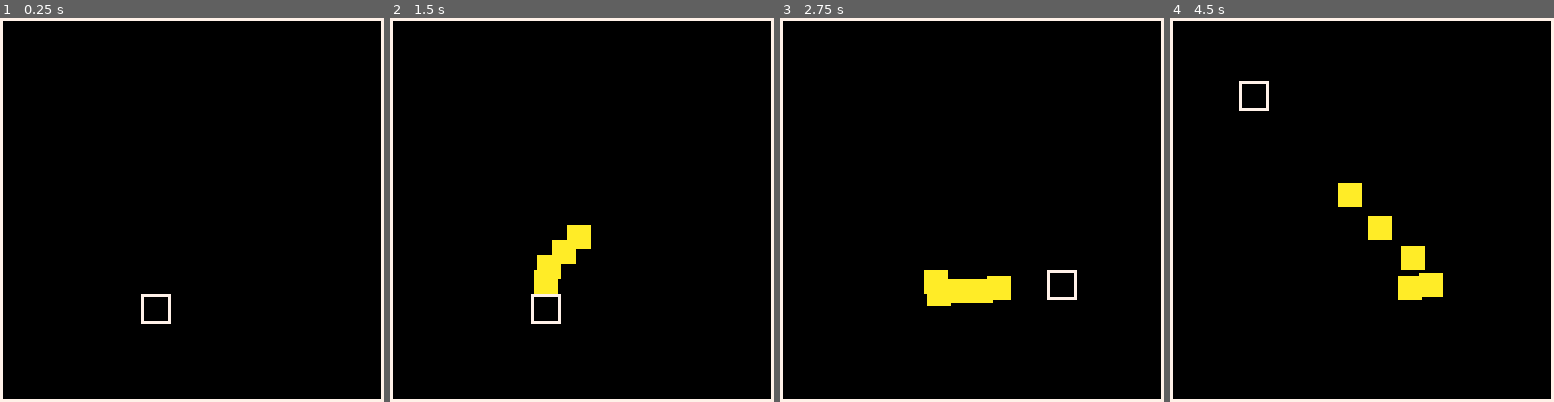
Above: before the commit, frames 1-4 (left to right).
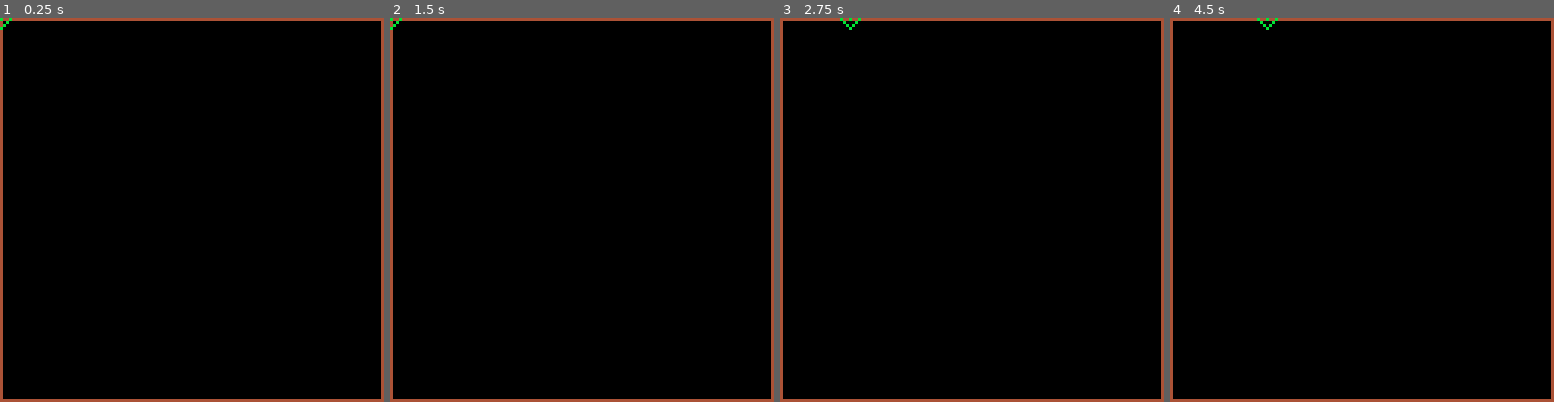
Above: after the commit, the same moments.

Repository: shen-sat/qix
Game: PICO-8 cartridge qix.p8
Same seed, same stepped clock (60 frames per second), same inputs: the game is played once before the commit and once after it.
Inputs:
- Up to frame 1 (0.25 s): no input
- Up to frame 2 (1.5 s): no input
- Up to frame 3 (2.75 s): hold Right 1.6-2.1 s; hold Up 2.15-2.42 s; hold Right from 2.47 s (still down)
- Up to frame 4 (4.5 s): release Right at 3.03 s; hold Left 3.08-3.58 s; hold Down 3.63-3.97 s; hold Right from 4.02 s (still down)

The runs differ from the first frame. In frame 1, 3.3% of the frame differs, in the area x 0-100%, y 0-100%; in frame 2, 4.7%; in frame 3, 5.0%; in frame 4, 5.3%.

Commit message:
Rough code, border movement working

Diff:
--- a/qix.p8
+++ b/qix.p8
@@ -1,4 +1,4 @@
- pico-8 cartridge // http://www.pico-8.com
+pico-8 cartridge // http://www.pico-8.com
 version 18
 __lua__
 function _init()
@@ -110,6 +110,11 @@
     end
   }
 
+  player = {
+   x = 0,
+   y = 0,
+   sprite = 1
+  }
   frame_counter = 0
 
   blocks = {}
@@ -121,15 +126,72 @@
 function level_update()
   frame_counter += 1
   qix:update()
+
+  -- local compass_points = get_compass_points({ player.x, player.y })
+  if btn(0) then
+
+   local path_point = false
+
+   if pget(player.x - 1, player.y) != 0 then
+    local compass_points = get_compass_points({ x = player.x - 1, y = player.y })
+
+    if pget(compass_points.south.x, compass_points.south.y) == 0 then path_point = true end
+    if pget(compass_points.north.x, compass_points.north.y) == 0 then path_point = true end
+    if pget(compass_points.east.x, compass_points.east.y) == 0 then path_point = true end
+    if pget(compass_points.west.x, compass_points.west.y) == 0 then path_point = true end
+   end
+
+   if path_point then player.x -= 1 end
+
+  end
+  if btn(1) then
+   local path_point = false
+   if pget(player.x + 1, player.y) != 0 then
+    local compass_points = get_compass_points({ x = player.x + 1, y = player.y })
+
+    if pget(compass_points.south.x, compass_points.south.y) == 0 then path_point = true end
+    if pget(compass_points.north.x, compass_points.north.y) == 0 then path_point = true end
+    if pget(compass_points.east.x, compass_points.east.y) == 0 then path_point = true end
+    if pget(compass_points.west.x, compass_points.west.y) == 0 then path_point = true end
+
+   end
+   if path_point then player.x += 1 end
+  elseif btn(2) then
+   local path_point = false
+   if pget(player.x, player.y - 1) != 0 then
+    local compass_points = get_compass_points({ x = player.x, y = player.y - 1 })
+
+    if pget(compass_points.south.x, compass_points.south.y) == 0 then path_point = true end
+    if pget(compass_points.north.x, compass_points.north.y) == 0 then path_point = true end
+    if pget(compass_points.east.x, compass_points.east.y) == 0 then path_point = true end
+    if pget(compass_points.west.x, compass_points.west.y) == 0 then path_point = true end
+   end
+   if path_point then player.y -= 1 end
+  elseif btn(3) then
+   local path_point = false
+   if pget(player.x, player.y + 1) != 0 then
+    local compass_points = get_compass_points({ x = player.x, y = player.y + 1 })
+
+    if pget(compass_points.south.x, compass_points.south.y) == 0 then path_point = true end
+    if pget(compass_points.north.x, compass_points.north.y) == 0 then path_point = true end
+    if pget(compass_points.east.x, compass_points.east.y) == 0 then path_point = true end
+    if pget(compass_points.west.x, compass_points.west.y) == 0 then path_point = true end
+   end
+   if path_point then player.y += 1 end
+  end
+
+
 end
 
 function level_draw()
   -- higher something is here, the further in the background it is
   cls()
-  rect(0,0,127,127,7) --border
-  qix:draw()
+  rect(0,0,127,127,4) --border
+  spr(player.sprite,player.x - 3,player.y - 3)
+  -- qix:draw()
+
   -- destination hitbox
-  rect(qix.destination.x,qix.destination.y,qix.destination.x + qix.destination.width - 1,qix.destination.y + qix.destination.height - 1,7)
+  -- rect(qix.destination.x,qix.destination.y,qix.destination.x + qix.destination.width - 1,qix.destination.y + qix.destination.height - 1,7)
 end
 
 function check_overlap(rect_a, rect_b)
@@ -160,6 +222,15 @@
   return x > left and x < (left + width) and y > top and y < (top + height)
 end
 
+function get_compass_points(point)
+ return {
+  north = { x = point.x, y = point.y - 1 },
+  east = { x = point.x + 1, y = point.y },
+  south = { x = point.x, y = point.y + 1 },
+  west = { x = point.x - 1, y = point.y }
+ }
+end
+
 --------------------------------------------------------------------------------
 
 -- draw block
@@ -204,11 +275,11 @@
  -- add(blocks, right_block)
 
 __gfx__
+aaaaaaaa000b00000000000000000000000000000000000000000000000000000000000000000000000000000000000000000000000000000000000000000000
+aaaaaaaa00b0b0000000000000000000000000000000000000000000000000000000000000000000000000000000000000000000000000000000000000000000
+aaaaaaaa0b000b000000000000000000000000000000000000000000000000000000000000000000000000000000000000000000000000000000000000000000
+aaaaaaaab00b00b00000000000000000000000000000000000000000000000000000000000000000000000000000000000000000000000000000000000000000
+aaaaaaaa0b000b000000000000000000000000000000000000000000000000000000000000000000000000000000000000000000000000000000000000000000
+aaaaaaaa00b0b0000000000000000000000000000000000000000000000000000000000000000000000000000000000000000000000000000000000000000000
+aaaaaaaa000b00000000000000000000000000000000000000000000000000000000000000000000000000000000000000000000000000000000000000000000
 aaaaaaaa000000000000000000000000000000000000000000000000000000000000000000000000000000000000000000000000000000000000000000000000
-aaaaaaaa000000000000000000000000000000000000000000000000000000000000000000000000000000000000000000000000000000000000000000000000
-aaaaaaaa000000000000000000000000000000000000000000000000000000000000000000000000000000000000000000000000000000000000000000000000
-aaaaaaaa000000000000000000000000000000000000000000000000000000000000000000000000000000000000000000000000000000000000000000000000
-aaaaaaaa000000000000000000000000000000000000000000000000000000000000000000000000000000000000000000000000000000000000000000000000
-aaaaaaaa000000000000000000000000000000000000000000000000000000000000000000000000000000000000000000000000000000000000000000000000
-aaaaaaaa000000000000000000000000000000000000000000000000000000000000000000000000000000000000000000000000000000000000000000000000
-aaaaaaaa000000000000000000000000000000000000000000000000000000000000000000000000000000000000000000000000000000000000000000000000
